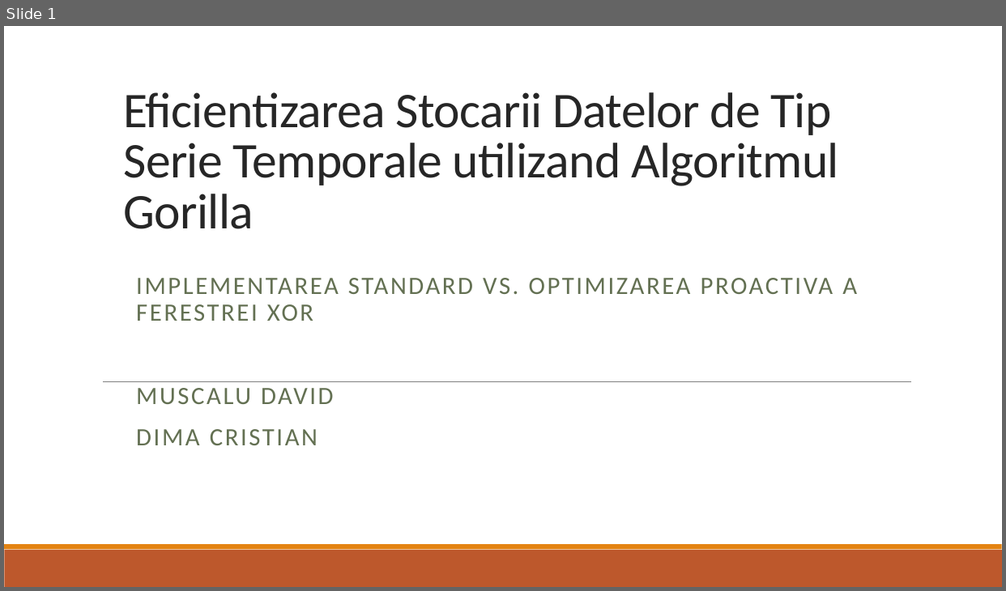
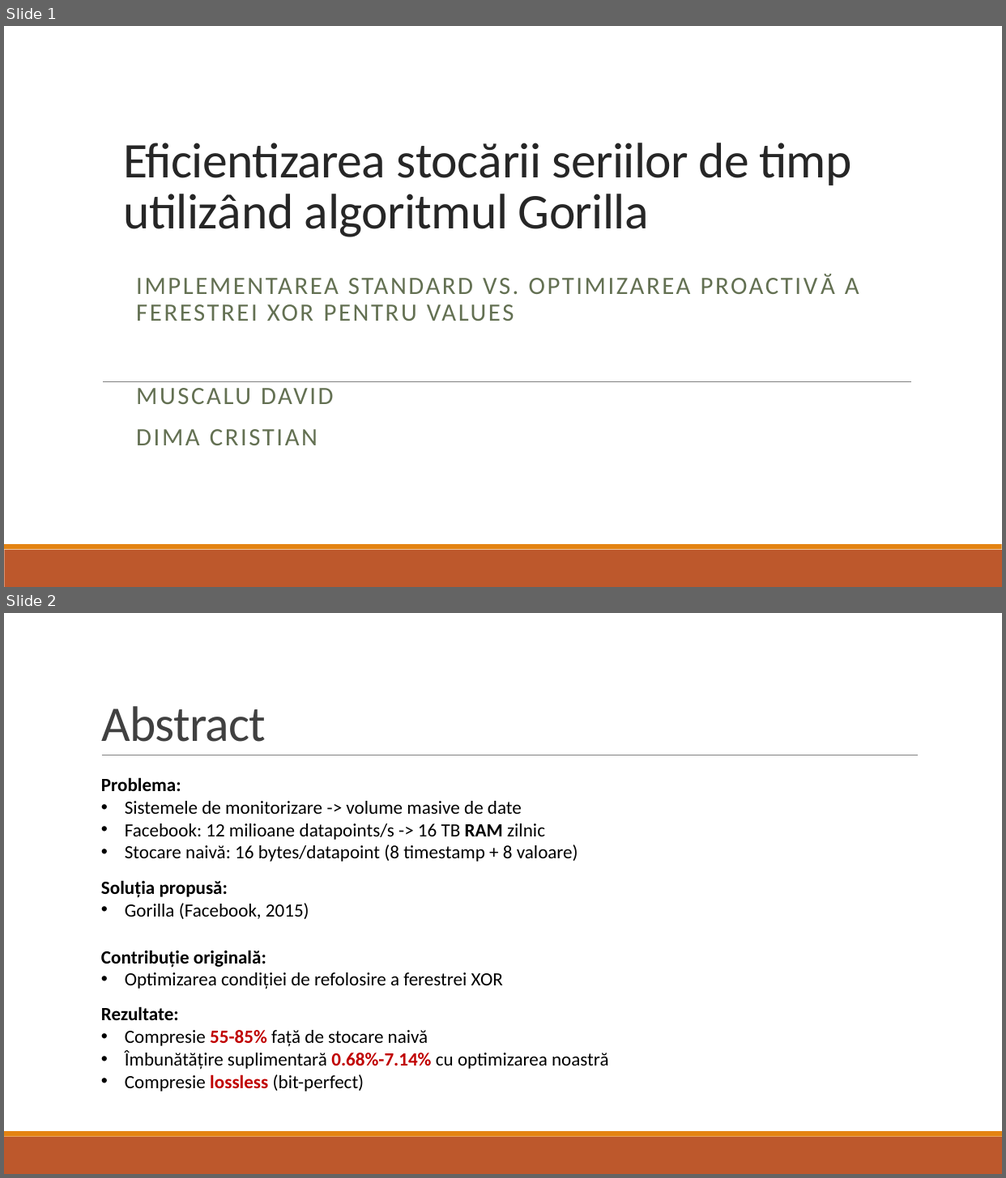
Before and after one commit to dimacul/PROIECT_PROCESAREA_SEMNALELOR, a slide deck: Eficientizarea Stocarii Datelor de Tip Serie Temporale utilizand.pptx. Shown one above the other, each under a label of ours: slide 1 before the commit, slides 1 and 2 after it. The pictures are 1006x591 and 1006x1178 pixels, drawn with LibreOffice and Linux fonts; fonts in the diff are those of the drawing. Boxes give left, top, right and bottom in pixels: in the first picture for what was removed or moved away, otherwise in the second. Text is boxed around its words. In the diff, an @@ line names an element or a change of style, - is before the commit and + after.

```diff
--- a/Eficientizarea Stocarii Datelor de Tip Serie Temporale utilizand.pptx
+++ b/Eficientizarea Stocarii Datelor de Tip Serie Temporale utilizand.pptx
@@ slide 2 added at (x1=4, y1=613, x2=1002, y2=1174), background #FFFFFF; not listed: 2 template elements that a slide beside it also shows @@
@@ title added at (x1=101, y1=706, x2=266, y2=742), 48 pt, text #404040 @@
+Abstract
@@ line added from (102, 756) to (918, 756), #808080 0.5 pt @@
@@ text added at (x1=101, y1=777, x2=578, y2=862), 18 pt, text #000000 @@
+Problema:
+• Sistemele de monitorizare -> volume masive de date
+• Facebook: 12 milioane datapoints/s -> 16 TB RAM zilnic
+• Stocare naivă: 16 bytes/datapoint (8 timestamp + 8 valoare)
@@ text added at (x1=101, y1=880, x2=309, y2=919), 18 pt, text #000000 @@
+Soluția propusă:
+• Gorilla (Facebook, 2015)
@@ text added at (x1=101, y1=950, x2=503, y2=990), 18 pt, text #000000 @@
+Contribuție originală:
+• Optimizarea condiției de refolosire a ferestrei XOR
@@ text added at (x1=101, y1=1007, x2=609, y2=1092), 18 pt, text #000000 @@
+Rezultate:
+• Compresie 55-85% față de stocare naivă
+• Îmbunătățire suplimentară 0.68%-7.14% cu optimizarea noastră
+• Compresie lossless (bit-perfect)
@@ slide 1 changed as well @@
@@ title at (x1=123, y1=143, x2=851, y2=237): text changed @@
-Eficientizarea Stocarii Datelor de Tip Serie Temporale utilizand Algoritmul Gorilla
+Eficientizarea stocării seriilor de timp utilizând algoritmul Gorilla
@@ subtitle at (x1=136, y1=278, x2=859, y2=321): text changed @@
-IMPLEMENTAREA STANDARD VS. OPTIMIZAREA PROACTIVA A FERESTREI XOR
+IMPLEMENTAREA STANDARD VS. OPTIMIZAREA PROACTIVĂ A FERESTREI XOR PENTRU VALUES
```
Also in this commit, not shown: 21 other slides added, 8 slides removed, 6 other files.
